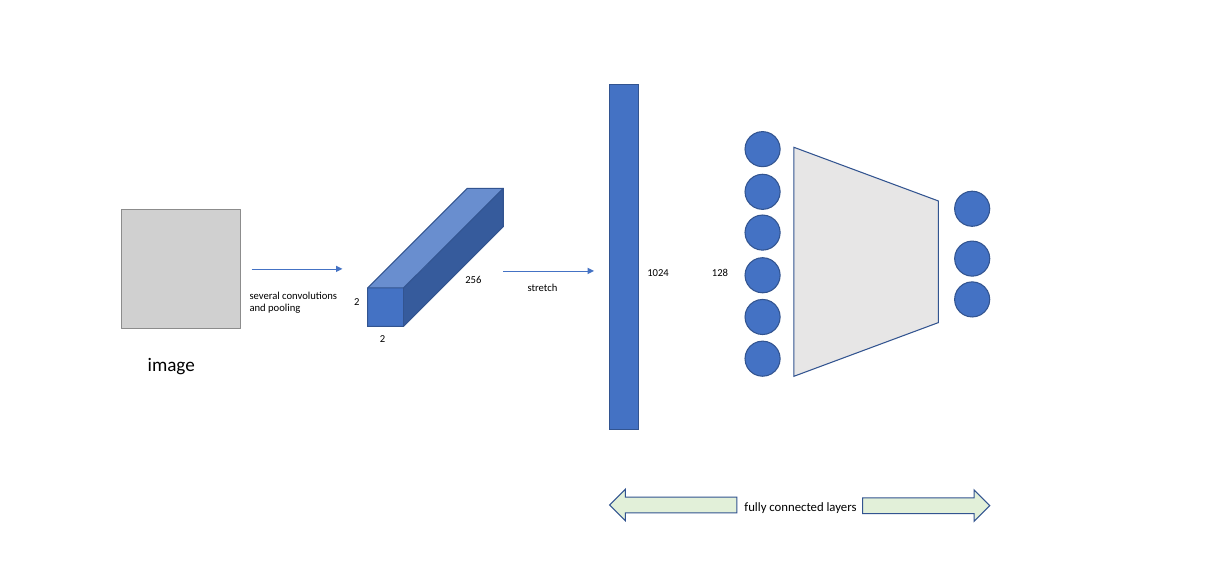
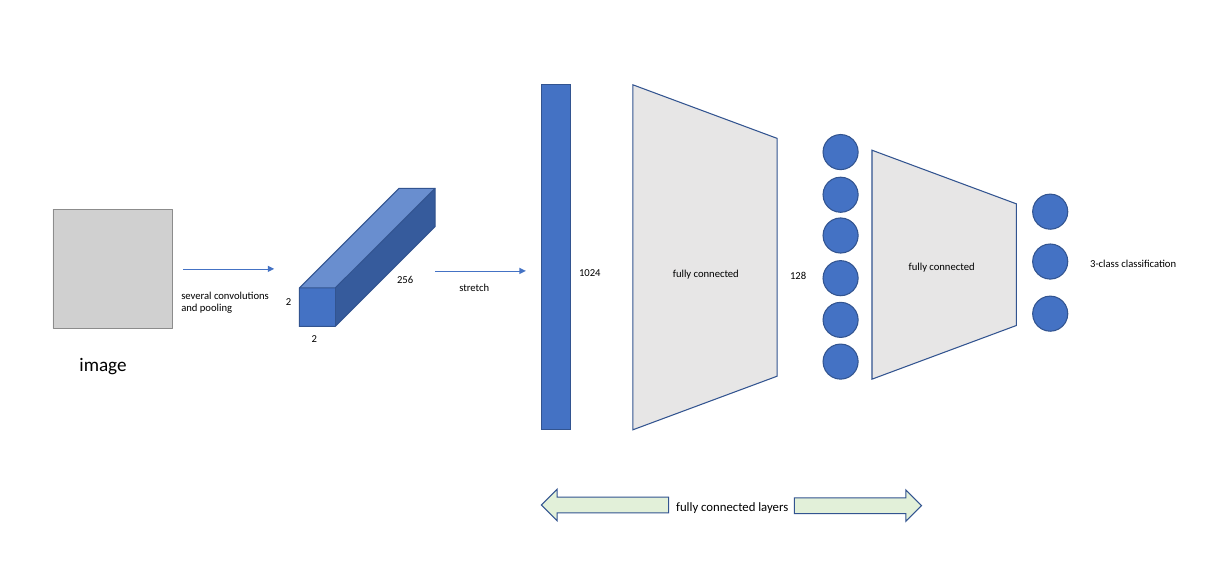
Before and after one commit to marioZYN/Thesis, a slide deck: slide 1 of Documents/chapter-2/images/pictures.pptx. Drawn at 1232x574 pixels with LibreOffice and Linux fonts; fonts in the diff are those of the drawing; grey boxes stand for pictures. Boxes give left, top, right and bottom in pixels: in the first picture for what was removed or moved away, otherwise in the second. Text is boxed around its words. In the diff, an @@ line names an element or a change of style, - is before the commit and + after.

```diff
--- a/Documents/chapter-2/images/pictures.pptx
+++ b/Documents/chapter-2/images/pictures.pptx
@@ trapezoid added at [633,85,777,430], fill #E7E6E6, outline #325491 1 pt @@
@@ 8 texts, 2 left arrows, 2 arrows, 1 picture, 1 cube, 1 rectangle: place and size @@
-8 texts, 2 left arrows, 2 arrows, 1 picture, 1 cube, 1 rectangle at [121,85,990,521]
+8 texts, 2 left arrows, 2 arrows, 1 picture, 1 cube, 1 rectangle at [53,85,921,521]
@@ text added at [673,269,739,279], 10 pt, text #000000 @@
+fully connected
@@ text added at [909,262,974,272], 10 pt, text #000000 @@
+fully connected
@@ text added at [1090,259,1176,267], 10 pt, text #000000 @@
+3-class classification
@@ ellipse: place and size @@
-ellipse at [955,282,990,317]
+ellipse at [1033,296,1068,332]
@@ 8 ellipses, 1 text, 1 trapezoid: place and size @@
-8 ellipses, 1 text, 1 trapezoid at [712,132,990,377]
+8 ellipses, 1 text, 1 trapezoid at [790,135,1068,380]
```
Also in this commit, not shown: 23 other files.
